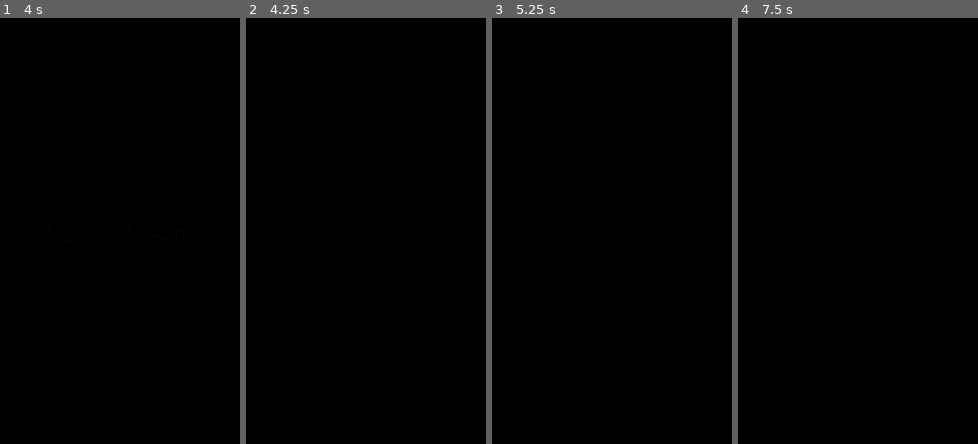
Above: before the commit, frames 1-4 (left to right).
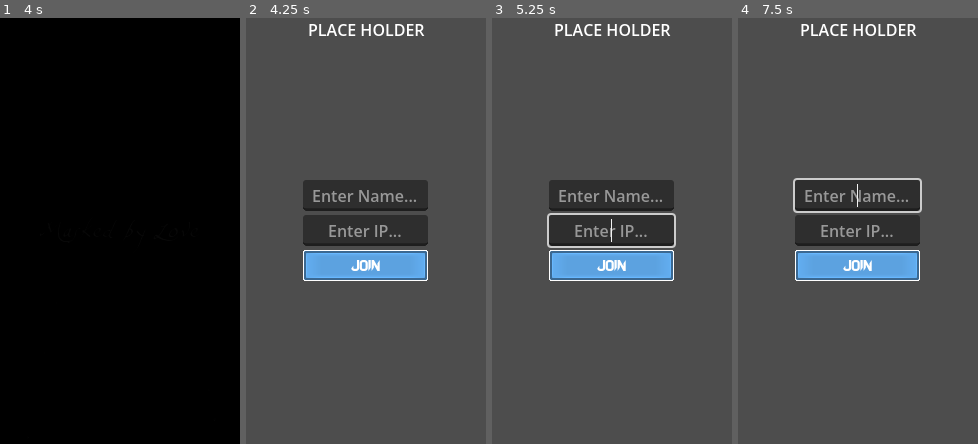
Above: after the commit, the same moments.

Repository: eikap/ggj-2026
Game: Godot game, scene res://Scenes/SplashScreen.tscn
The game is run twice, just before and just after one commit, with the same random seed, the same clock (stepped at 60 frames per second) and the same inputs. This scene is started directly instead of the project's main scene.
Inputs (mouse positions are in pixels of both pictures, inside the frame that each line leads up to):
- Up to frame 1 (4 s): move the mouse to (172, 209) at 0.52 s; tap Space (interact) every 0.75 s from 0.6 to 3.6 s; click (172, 209) at 0.67 s; move the mouse to (72, 252) at 1.27 s; click (72, 252) at 1.42 s; move the mouse to (144, 137) at 2.02 s; click (144, 137) at 2.17 s; tap Enter at 2.75 s; move the mouse to (108, 316) at 2.77 s; click (108, 316) at 2.92 s; move the mouse to (192, 294) at 3.52 s; click (192, 294) at 3.67 s
- Up to frame 2 (4.25 s): no input
- Up to frame 3 (5.25 s): move the mouse to (540, 167) at 4.27 s; tap Space (interact) at 4.35, 5, 5.1 s; click (540, 167) at 4.42 s; move the mouse to (624, 231) at 5.02 s; click (624, 231) at 5.17 s
- Up to frame 4 (7.5 s): click (858, 265) at 5.75 s, where only the run after the commit has a clickable "Join"; move the mouse to (822, 124) at 6.52 s; click (822, 124) at 6.67 s; move the mouse to (910, 209) at 7.27 s; click (910, 209) at 7.42 s

Frame 1 is identical in both runs. In frame 2, 100% of the frame differs, in the area x 0-100%, y 0-100%; in frame 3, 100%; in frame 4, 100%.

Commit message:
added tranistion to main menu from splash after 4 sec

Diff:
--- a/Scenes/SplashScreen.tscn
+++ b/Scenes/SplashScreen.tscn
@@ -135,3 +135,10 @@
 
 [node name="AnimationPlayer" type="AnimationPlayer" parent="." unique_id=985462441]
 libraries/ = SubResource("AnimationLibrary_mm423")
+
+[node name="Timer" type="Timer" parent="." unique_id=687460524]
+wait_time = 4.0
+one_shot = true
+autostart = true
+
+[connection signal="timeout" from="Timer" to="." method="_on_timer_timeout"]
--- a/Scenes/splash_screen.gd
+++ b/Scenes/splash_screen.gd
@@ -2,3 +2,6 @@
 
 func _ready():
 	$AnimationPlayer.play("text fade in")
+
+func _on_timer_timeout() -> void:
+	get_tree().change_scene_to_file("res://Scenes/MainMenu.tscn")
Not shown: 1 places in Assets/background.tres that only renumber resources
